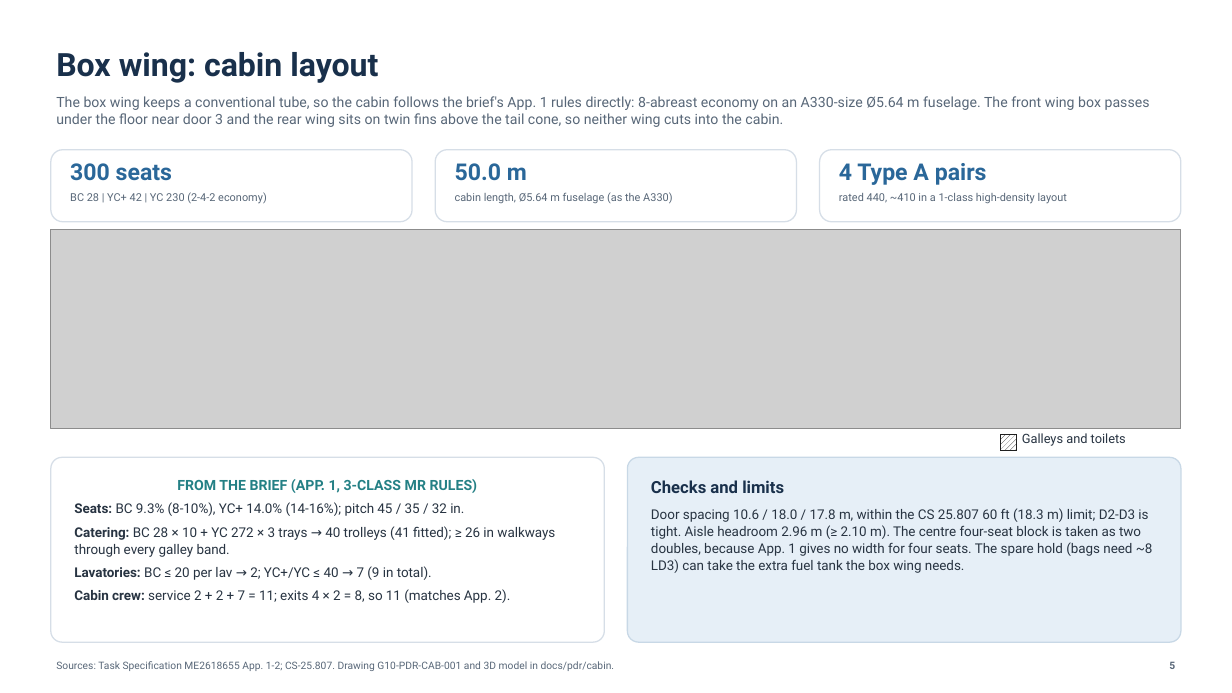
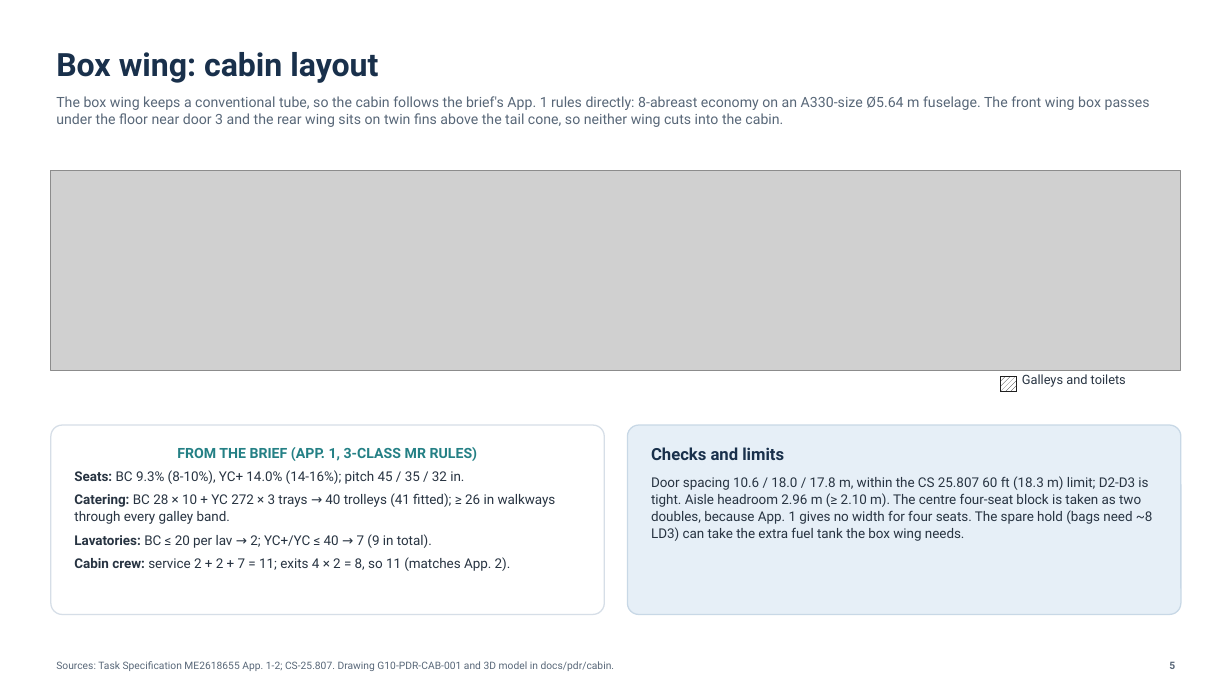
Before and after one commit to fepsfy6809939/FY6809939, a slide deck: slide 18 of deliverables/W6_Presentation_boxwing.pptx. Drawn at 1232x693 pixels with LibreOffice and Linux fonts; fonts in the diff are those of the drawing; grey boxes stand for pictures. Boxes give left, top, right and bottom in pixels: in the first picture for what was removed or moved away, otherwise in the second. Text is boxed around its words. In the diff, an @@ line names an element or a change of style, - is before the commit and + after.

```diff
--- a/deliverables/W6_Presentation_boxwing.pptx
+++ b/deliverables/W6_Presentation_boxwing.pptx
@@ rounded rectangle removed at (51, 150, 412, 222) @@
@@ text removed at (70, 163, 172, 181) @@
-300 seats
@@ rounded rectangle removed at (435, 150, 797, 222) @@
@@ text removed at (455, 163, 527, 181) @@
-50.0 m
@@ rounded rectangle removed at (820, 150, 1181, 222) @@
@@ text removed at (839, 163, 987, 185) @@
-4 Type A pairs
@@ text removed at (70, 192, 267, 203) @@
-BC 28 | YC+ 42 | YC 230 (2-4-2 economy)
@@ text removed at (455, 192, 672, 203) @@
-cabin length, Ø5.64 m fuselage (as the A330)
@@ text removed at (839, 193, 1067, 204) @@
-rated 440, ~410 in a 1-class high-density layout
@@ 1 picture, 1 text, 1 rectangle: place and size @@
-1 picture, 1 text, 1 rectangle at (51, 229, 1181, 450)
+1 picture, 1 text, 1 rectangle at (51, 171, 1181, 392)
@@ rounded rectangle "FROM THE BRIEF (APP. 1, ...": place and size @@
-rounded rectangle "FROM THE BRIEF (APP. 1, ..." at (51, 457, 604, 642)
+rounded rectangle "FROM THE BRIEF (APP. 1, ..." at (51, 425, 604, 615)
@@ rounded rectangle "Checks and limits": place and size @@
-rounded rectangle "Checks and limits" at (628, 457, 1181, 642)
+rounded rectangle "Checks and limits" at (628, 425, 1181, 615)
```
